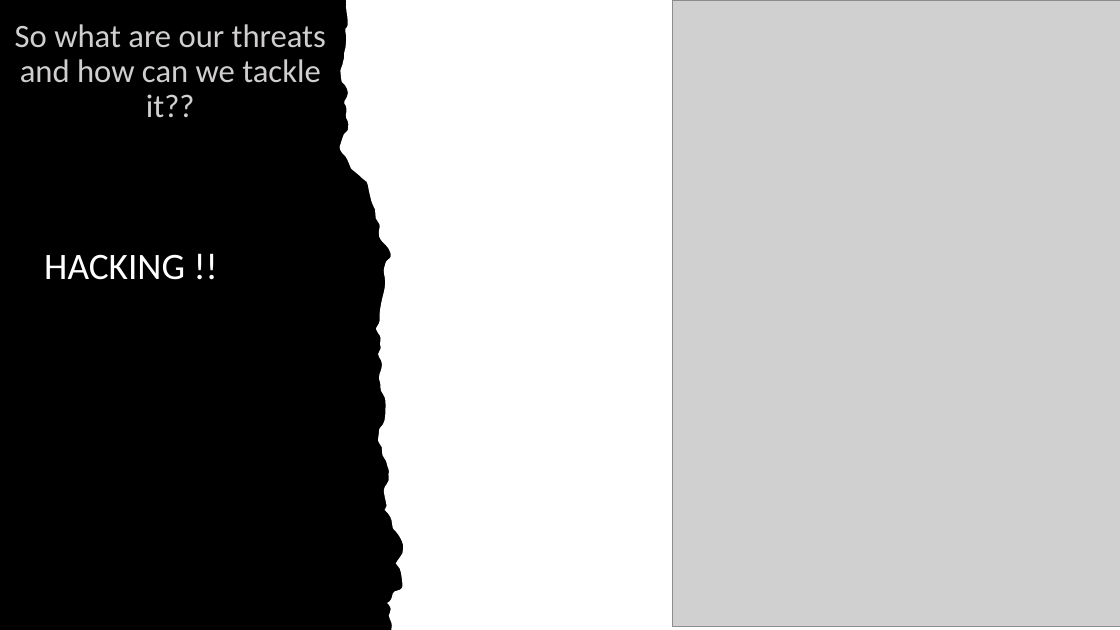
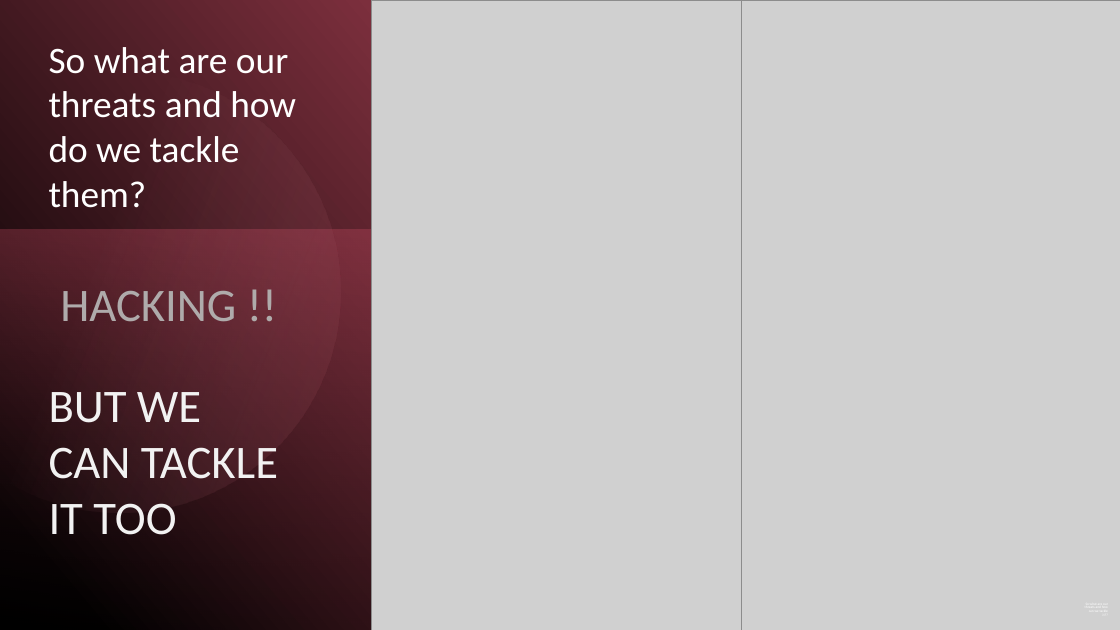
Before and after one commit to zhalok/HACKNSU4_SUST_Agile_Team, a slide deck: slide 13 of SUST_AGILE_TEAM.pptx. Drawn at 1120x630 pixels with LibreOffice and Linux fonts; fonts in the diff are those of the drawing; grey boxes stand for pictures; background and template pictures are left out. Boxes give left, top, right and bottom in pixels: in the first picture for what was removed or moved away, otherwise in the second. Text is boxed around its words. In the diff, an @@ line names an element or a change of style, - is before the commit and + after.

Commit message:
update presentation

```diff
--- a/SUST_AGILE_TEAM.pptx
+++ b/SUST_AGILE_TEAM.pptx
@@ rectangle added at box(0, 0, 371, 630), fill gradient #000000 to #7C2F3E @@
@@ freeform shape removed at box(339, 0, 420, 630) @@
@@ freeform shape removed at box(340, 0, 421, 630) @@
@@ picture: place and size @@
-picture at box(673, 0, 1120, 626)
+picture at box(371, 0, 743, 630)
@@ picture added at box(741, 0, 1120, 630) @@
@@ freeform shape at box(0, 44, 380, 552): fill #000000 to gradient #D08593 to #7C2F3E; rotation 0 to 101 degrees; outline redrawn @@
@@ text "So what are our threats ..." at box(49, 47, 296, 208): vertical alignment middle to top @@
@@ text at box(49, 47, 296, 208): text changed; size 28 to 32 pt; text colour #D0CECE to #FFFFFF @@
-So what are our threats and how can we tackle it??
+So what are our threats and how do we tackle them?
@@ rectangle added at box(0, 230, 371, 630), fill gradient #A53F52 to #522029 @@
@@ text "HACKING !!": place and size @@
-text "HACKING !!" at box(44, 254, 185, 280)
+text "HACKING !!" at box(60, 291, 236, 322)
@@ text "HACKING !!" at box(60, 291, 236, 322): size 32 to 40 pt, text colour #FFFFFF to #AFABAB; alignment left to centre; line spacing 2.5 to 1 @@
@@ text added at box(49, 392, 278, 535), 40 pt, text #F2F2F2 @@
+BUT WE CAN TACKLE IT TOO
```
Also in this commit, not shown: 4 other slides changed, 3 slides added, 5 slides removed.
